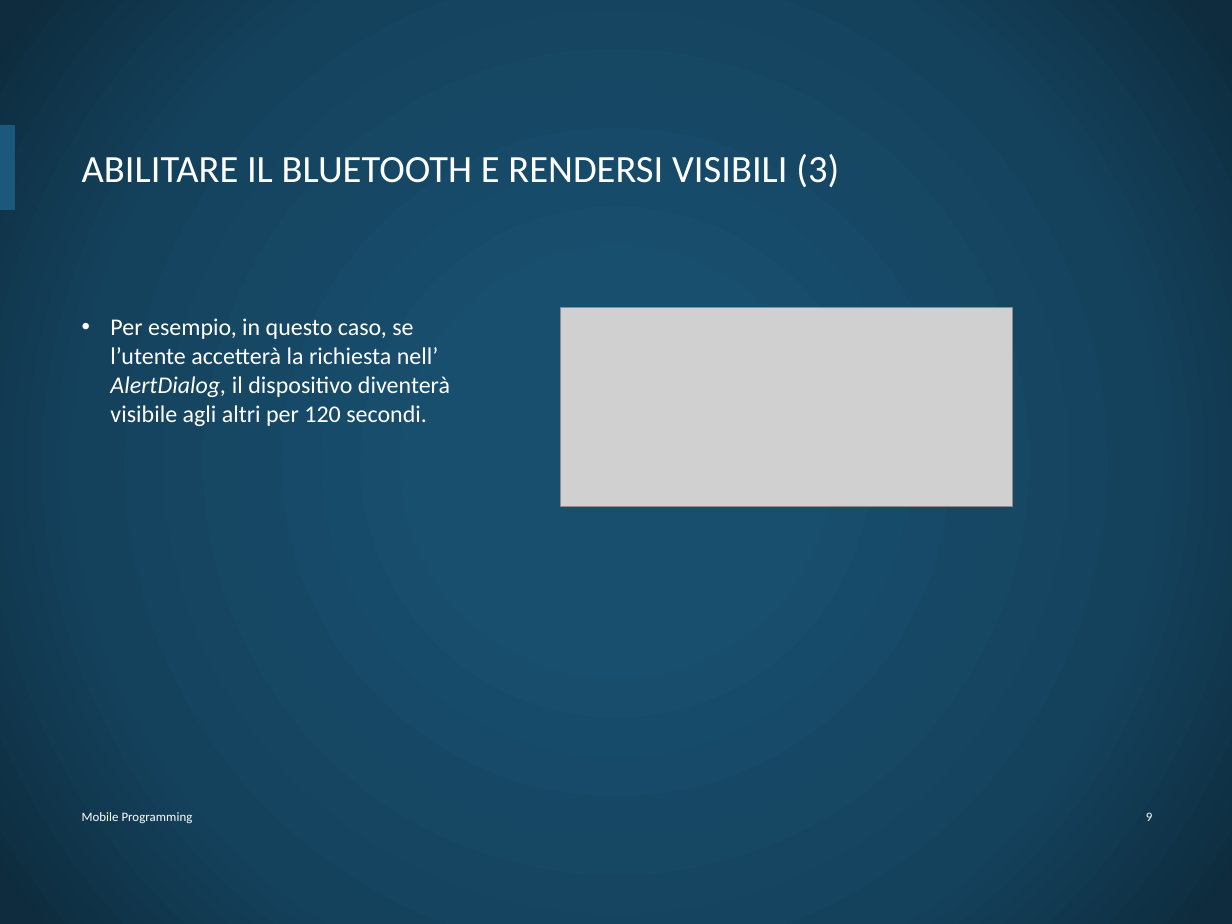
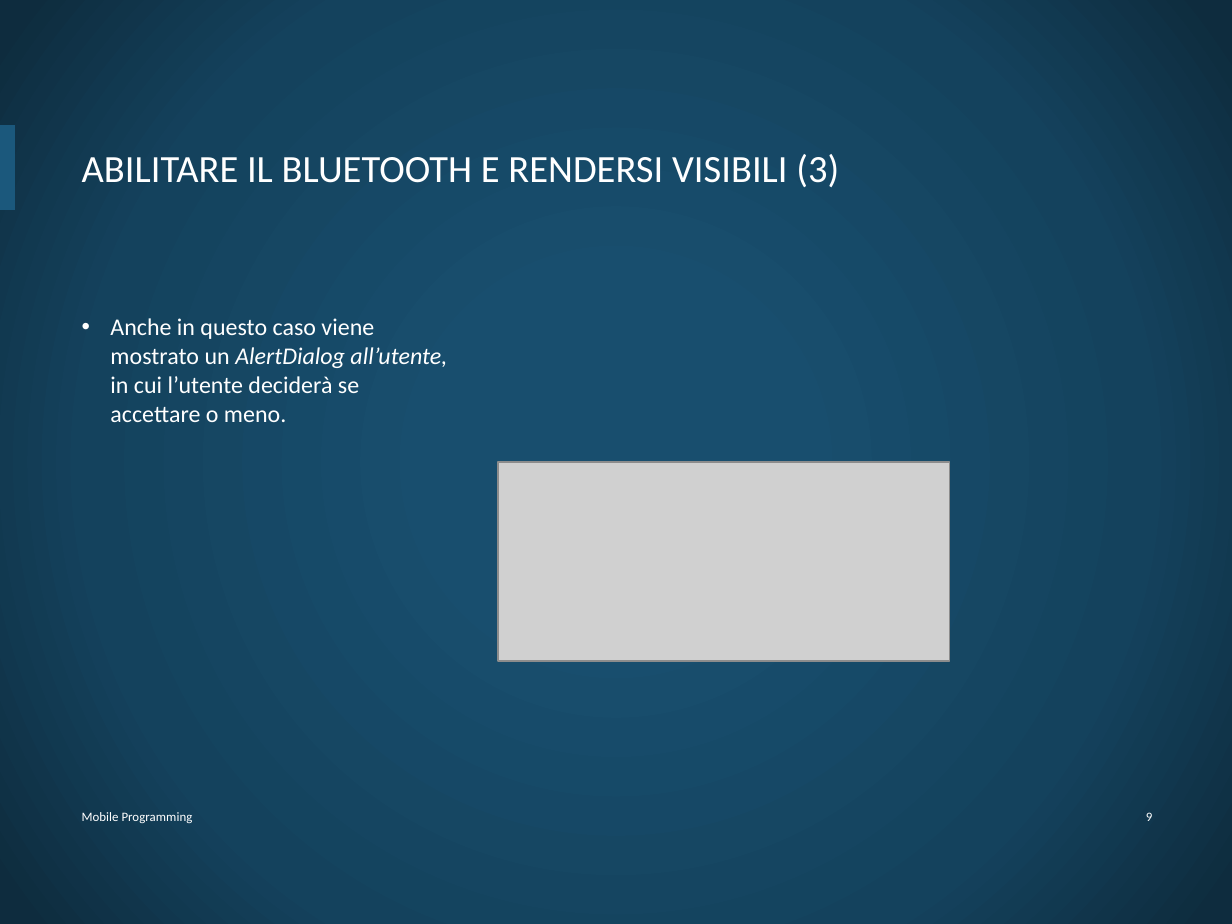
Before and after one commit to DiBattistaMattia/esoneroMP, a slide deck: slide 10 of esoneroMP.pptx. Drawn at 1232x924 pixels with LibreOffice and Linux fonts; fonts in the diff are those of the drawing; grey boxes stand for pictures; background and template pictures are left out. Boxes give left, top, right and bottom in pixels: in the first picture for what was removed or moved away, otherwise in the second. Text is boxed around its words. In the diff, an @@ line names an element or a change of style, - is before the commit and + after.

```diff
--- a/esoneroMP.pptx
+++ b/esoneroMP.pptx
@@ text at [110, 318, 447, 422]: text changed @@
-• Per esempio, in questo caso, se l’utente accetterà la richiesta nell’ AlertDialog, il dispositivo diventerà visibile agli altri per 120 secondi.
+• Anche in questo caso viene mostrato un AlertDialog all’utente, in cui l’utente deciderà se accettare o meno.
@@ picture: place and size @@
-picture at [561, 308, 1011, 508]
+picture at [498, 462, 949, 662]
```
Also in this commit, not shown: 13 other slides changed, 1 other file.
